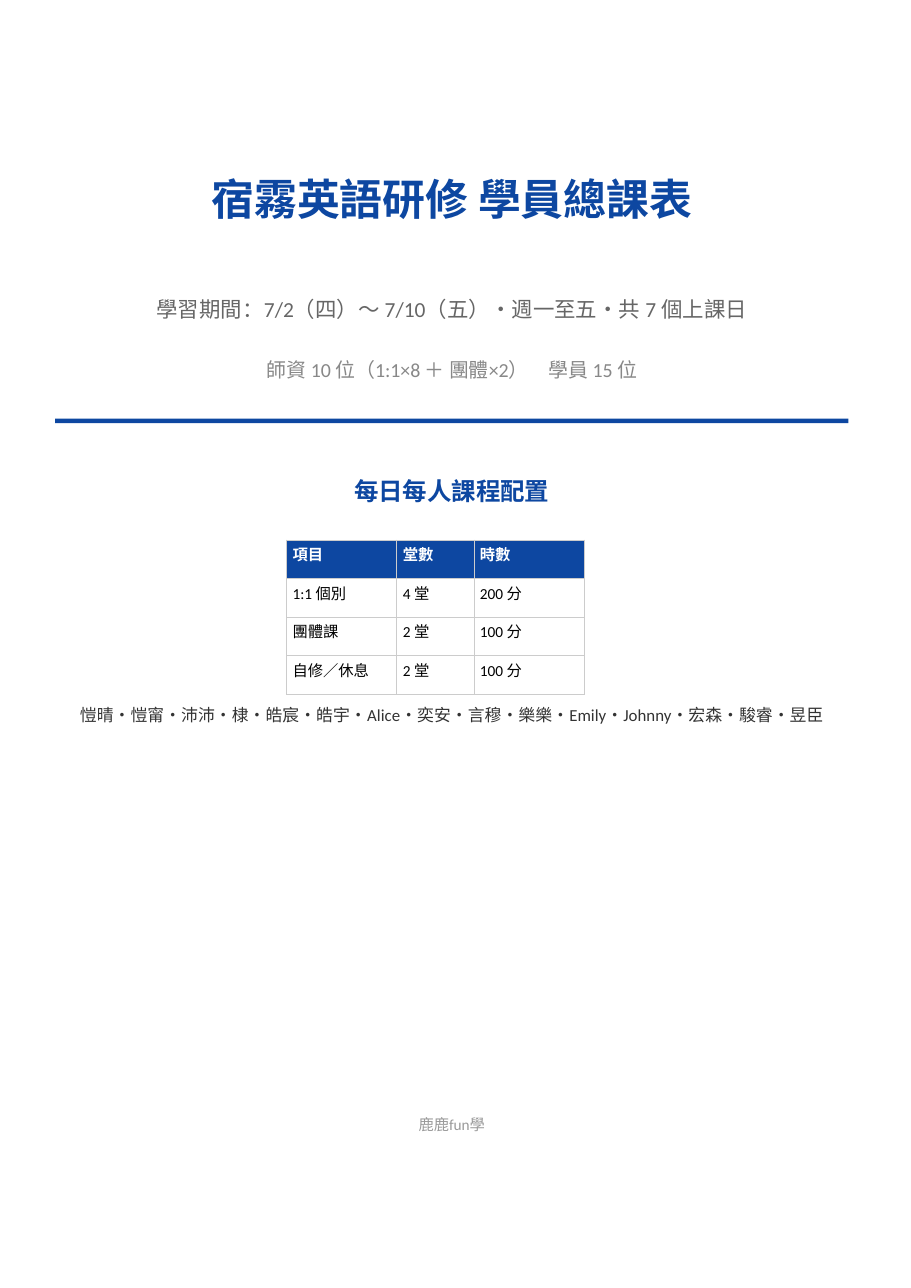
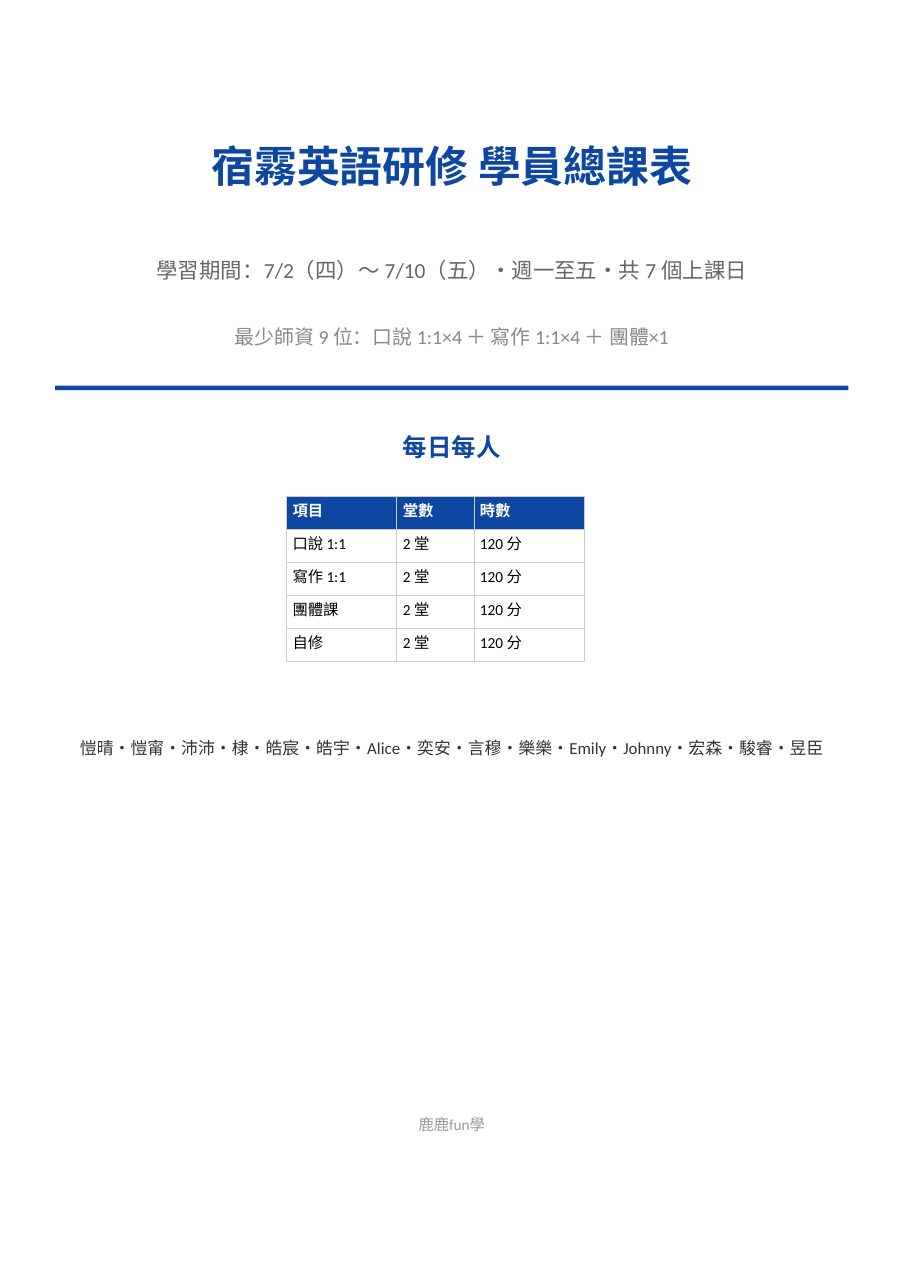
Before and after one commit to prettyfanny123/cebu0627, a slide deck: slide 1 of 2026cebu-briefing/學員總課表.pptx. Drawn at 911x1288 pixels with LibreOffice and Linux fonts; fonts in the diff are those of the drawing. Boxes give left, top, right and bottom in pixels: in the first picture for what was removed or moved away, otherwise in the second. Text is boxed around its words. In the diff, an @@ line names an element or a change of style, - is before the commit and + after.

Commit message:
feat: 學員總課表－口說+寫作1:1各2堂，最少9師

```diff
--- a/2026cebu-briefing/學員總課表.pptx
+++ b/2026cebu-briefing/學員總課表.pptx
@@ text "宿霧英語研修 學員總課表": place and size @@
-text "宿霧英語研修 學員總課表" at box(212, 178, 692, 219)
+text "宿霧英語研修 學員總課表" at box(212, 145, 692, 186)
@@ text "學習期間：7/2（四）～ 7/10（五）・週一至五・共 7 個上課日": place and size @@
-text "學習期間：7/2（四）～ 7/10（五）・週一至五・共 7 個上課日" at box(156, 299, 747, 319)
+text "學習期間：7/2（四）～ 7/10（五）・週一至五・共 7 個上課日" at box(156, 260, 747, 280)
@@ text at box(235, 327, 669, 346): text changed @@
-師資 10 位（1:1×8 ＋ 團體×2） 學員 15 位
+最少師資 9 位：口說 1:1×4 ＋ 寫作 1:1×4 ＋ 團體×1
@@ rectangle: place and size @@
-rectangle at box(55, 419, 848, 423)
+rectangle at box(55, 386, 848, 390)
@@ text at box(403, 435, 501, 459): text changed @@
-每日每人課程配置
+每日每人
@@ table at box(286, 496, 584, 654) @@
-row 2: 1:1 個別 | 4 堂 | 200 分
-row 3: 團體課 | 2 堂 | 100 分
-row 4: 自修／休息 | 2 堂 | 100 分
+row 2: 口說 1:1 | 2 堂 | 120 分
+row 3: 寫作 1:1 | 2 堂 | 120 分
+row 4: 團體課 | 2 堂 | 120 分
+row 5: 自修 | 2 堂 | 120 分
@@ table: place and size @@
-table at box(286, 540, 584, 682)
+table at box(286, 496, 584, 654)
@@ text "愷晴・愷甯・沛沛・棣・皓宸・皓宇・Alice・奕安・言穆・樂樂・Emily・Johnny・宏森・駿睿・昱臣": place and size @@
-text "愷晴・愷甯・沛沛・棣・皓宸・皓宇・Alice・奕安・言穆・樂樂・Emily・Johnny・宏森・駿睿・昱臣" at box(80, 706, 823, 724)
+text "愷晴・愷甯・沛沛・棣・皓宸・皓宇・Alice・奕安・言穆・樂樂・Emily・Johnny・宏森・駿睿・昱臣" at box(80, 739, 823, 757)
```
Also in this commit, not shown: 3 other slides changed.
